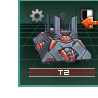
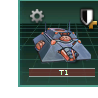
Before/after of a 98x98 layered artwork. What changed in the layer stack:
moved "shield" above "resource icons" over [81, 13, 95, 28]
added group "resource icons" with 2 layers above "base building color reference" over [70, 6, 98, 32]
added group "add'l modifiers" with 3 layers above "stripe" over [81, 13, 98, 29]
moved "plus copy" into group "add'l modifiers" over [81, 13, 98, 29]
moved "up" into group "add'l modifiers" over [85, 19, 94, 27]
moved "down" into group "add'l modifiers" over [85, 19, 94, 27]
added group "info stripes" with 3 layers above "gear copy" over [32, 68, 87, 77]
renamed "t2" to "info text", moved it into group "info stripes", painted on it over [57, 70, 70, 75]
removed layer "dash arrow" over [81, 17, 98, 29]
moved "stripe copy #1" into group "info stripes" over [32, 68, 87, 77]
removed layer "T2" over [17, 6, 96, 90]
painted on "T1" over [31, 15, 91, 66]
